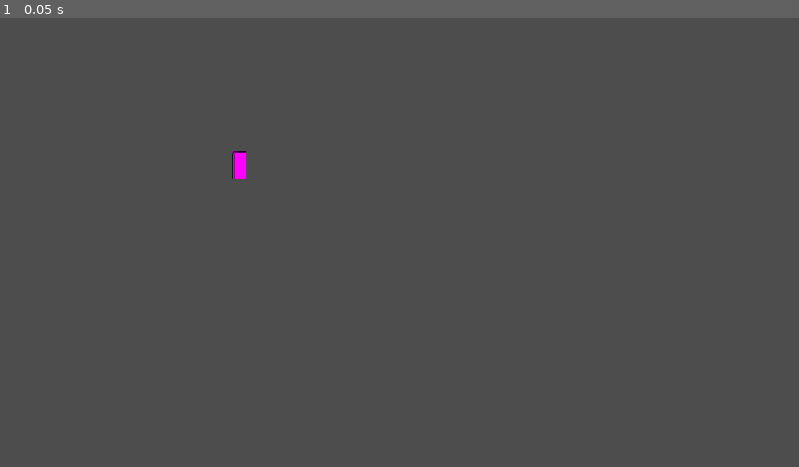
Above: before the commit, frame 1.
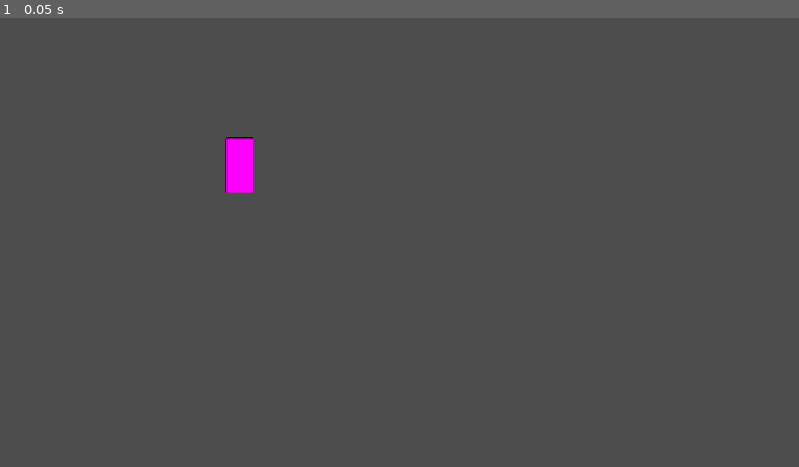
Above: after the commit, the same moment.

Repository: Daniel-M-C/CalgaryHacks2025
Game: Godot game, scene res://World/main_world.tscn
Two runs of this game, one before a commit and one after it. Both use one fixed random seed, a clock stepped at 60 frames per second and the inputs below.
Inputs:
- Up to frame 1 (0.05 s): no input

The runs differ from the first frame. In frame 1, 0.4% of the frame differs, in the area x 28-32%, y 26-39%.

Commit message:
Add return speed and max move speed

Diff:
--- a/World/InteractibleObjects/draggable_platform.gd
+++ b/World/InteractibleObjects/draggable_platform.gd
@@ -11,6 +11,13 @@
 
 @export var lock_x : bool = false
 @export var lock_y : bool = false
+
+## The speed at which the platform should retun to it's original position
+## When the player lets go of it.
+@export var return_speed : float = 200
+
+## The max speed at which the platform can move when it's being dragged.
+@export var move_speed : float = 500
 
 func _ready() -> void:
 	pass
@@ -42,7 +49,9 @@
 
 			# this cancels out, but it might be useful later if we want to slow the
 			# platforms down or smth, we can do a multiplier on the position??
-			global_position = drag_start_position - (drag_start_position - get_global_mouse_position())
+			global_position = global_position.move_toward(
+												drag_start_position - (drag_start_position - get_global_mouse_position()),
+												move_speed * delta)
 
 			if lock_x:
 				global_position.x = self_start_position.x
@@ -51,3 +60,7 @@
 				global_position.y = self_start_position.y
 		if Input.is_action_just_released("mouse_1"):
 			has_drag_started = false
+
+	if not has_drag_started:
+		global_position = global_position.move_toward(self_start_position, delta * return_speed)
+		pass
--- a/World/InteractibleObjects/draggable_platform.tscn
+++ b/World/InteractibleObjects/draggable_platform.tscn
@@ -3,10 +3,10 @@
 [ext_resource type="Script" uid="uid://dk2x67qmiuq77" path="res://World/InteractibleObjects/draggable_platform.gd" id="1_4ouxb"]
 
 [sub_resource type="RectangleShape2D" id="RectangleShape2D_3bkjc"]
-size = Vector2(20, 40)
+size = Vector2(40, 80)
 
 [sub_resource type="PlaceholderTexture2D" id="PlaceholderTexture2D_dc6ko"]
-size = Vector2(20, 40)
+size = Vector2(40, 80)
 
 [node name="DraggablePlatform" type="StaticBody2D"]
 input_pickable = true
